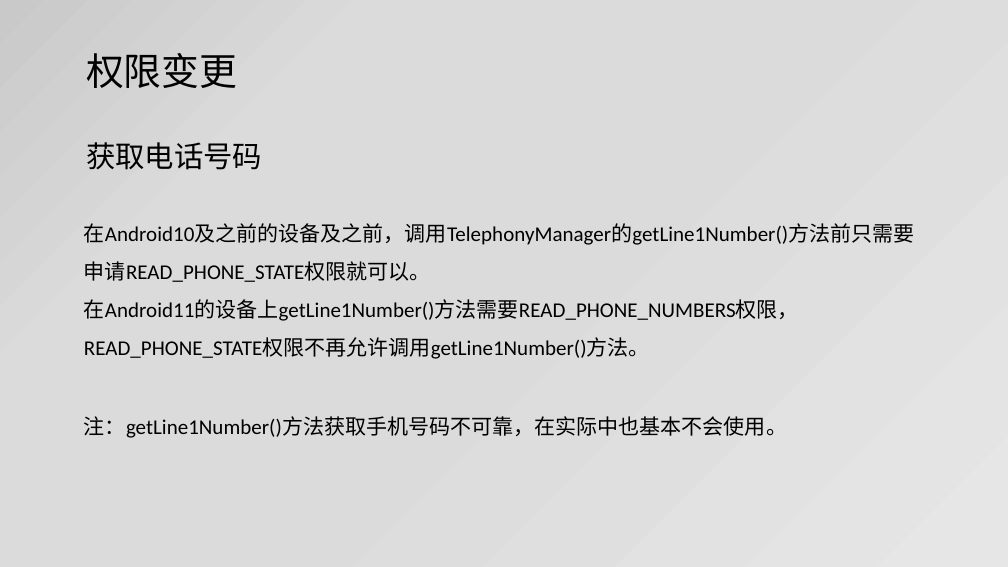
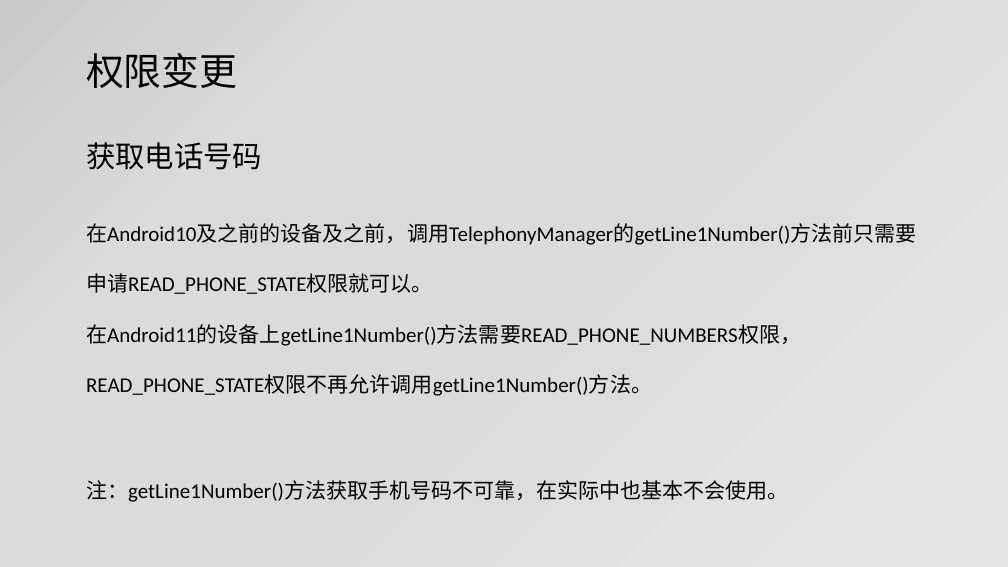
Before and after one commit to jianjunxiao/Adaptation, a slide deck: slide 25 of Android10、11适配.pptx. Drawn at 1008x567 pixels with LibreOffice and Linux fonts; fonts in the diff are those of the drawing. Boxes give left, top, right and bottom in pixels: in the first picture for what was removed or moved away, otherwise in the second. Text is boxed around its words. In the diff, an @@ line names an element or a change of style, - is before the commit and + after.

```diff
--- a/Android10、11适配.pptx
+++ b/Android10、11适配.pptx
@@ text "在Android10及之前的设备及之前，调用TelephonyManager的getLine1Number()方法前只需 ..." at (x1=86, y1=223, x2=917, y2=502): line spacing 1.5 to 2 @@
```
Also in this commit, not shown: 7 other slides changed.
